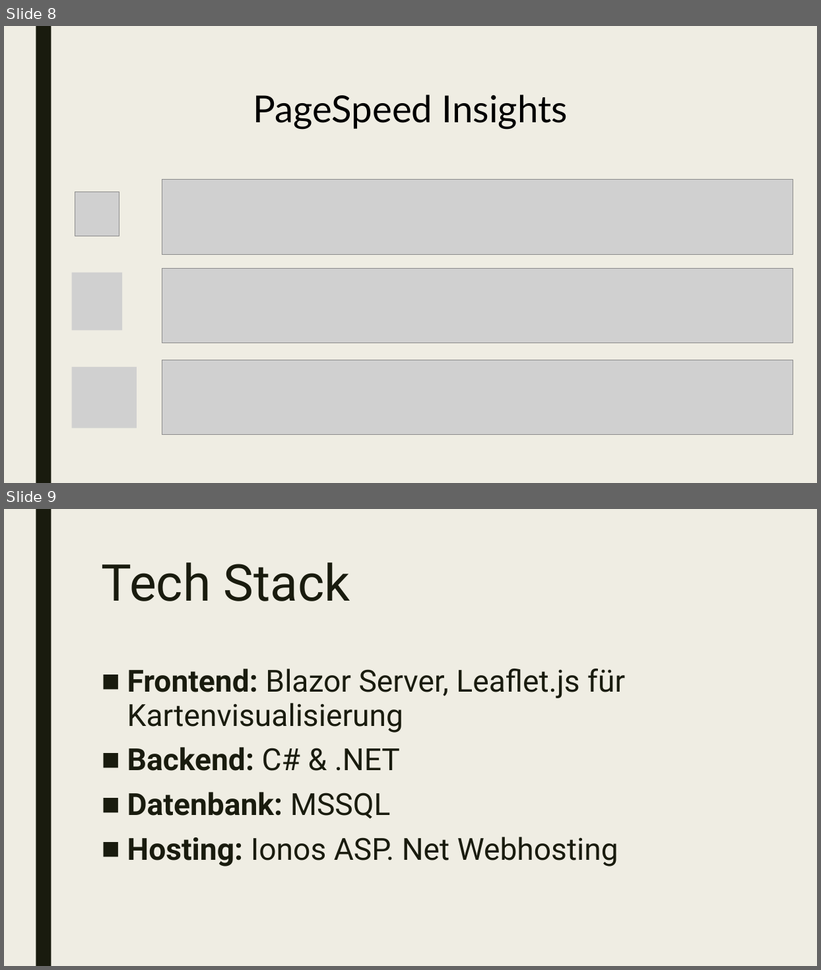
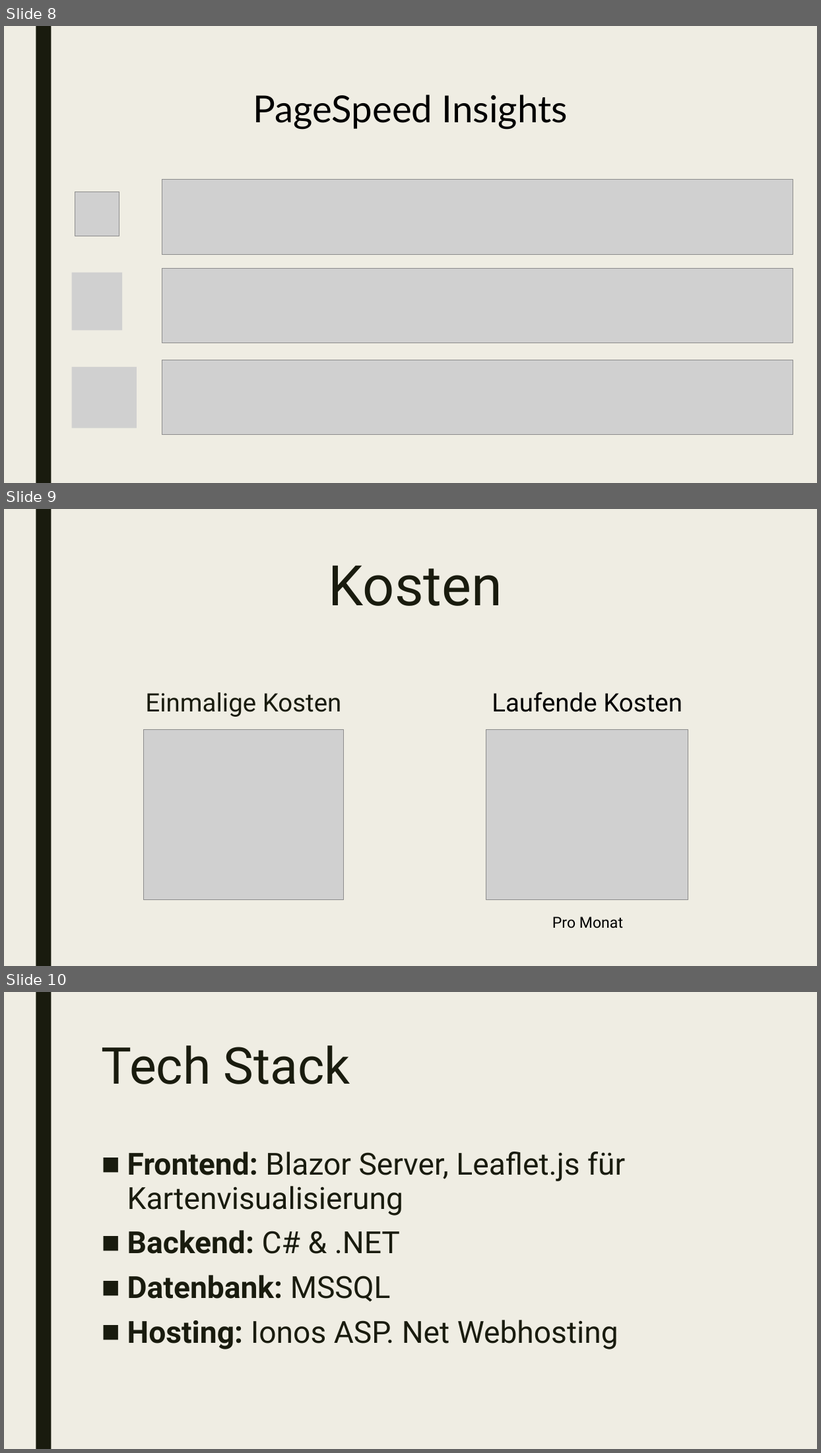
Before and after one commit to BSL-Maps/Public, a slide deck: Files/Präsentation.pptx. Shown one above the other, each under a label of ours: slides 8 and 9 before the commit, slides 8, 9 and 10 after it. The pictures are 821x970 and 821x1453 pixels, drawn with LibreOffice and Linux fonts; fonts in the diff are those of the drawing; grey boxes stand for pictures. Boxes give left, top, right and bottom in pixels: in the first picture for what was removed or moved away, otherwise in the second. Text is boxed around its words. In the diff, an @@ line names an element or a change of style, - is before the commit and + after.

```diff
--- a/Files/Präsentation.pptx
+++ b/Files/Präsentation.pptx
@@ slide 9 added at [4, 509, 817, 966], background #EFEDE3; not listed: 1 template element that a slide beside it also shows @@
@@ title added at [329, 565, 502, 606], 66 pt, text #191B0E @@
+Kosten
@@ text added at [145, 692, 342, 717], 30 pt, text #191B0E @@
+Einmalige Kosten
@@ text added at [492, 692, 682, 712], 30 pt, text #000000 @@
+Laufende Kosten
@@ picture added at [144, 729, 344, 900] @@
@@ picture added at [486, 729, 688, 900] @@
@@ text added at [552, 917, 623, 929], 18 pt, text #000000 @@
+Pro Monat
@@ what was slide 9 is now slide 10 @@
```
Also in this commit, not shown: 1 slide removed.
